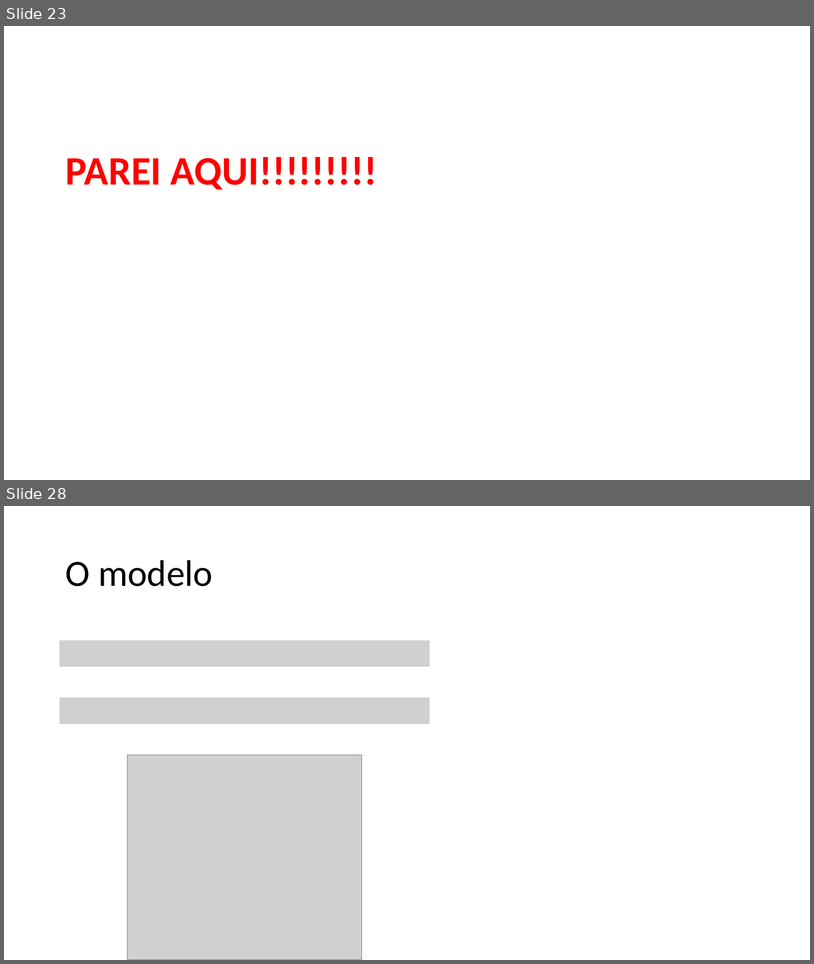
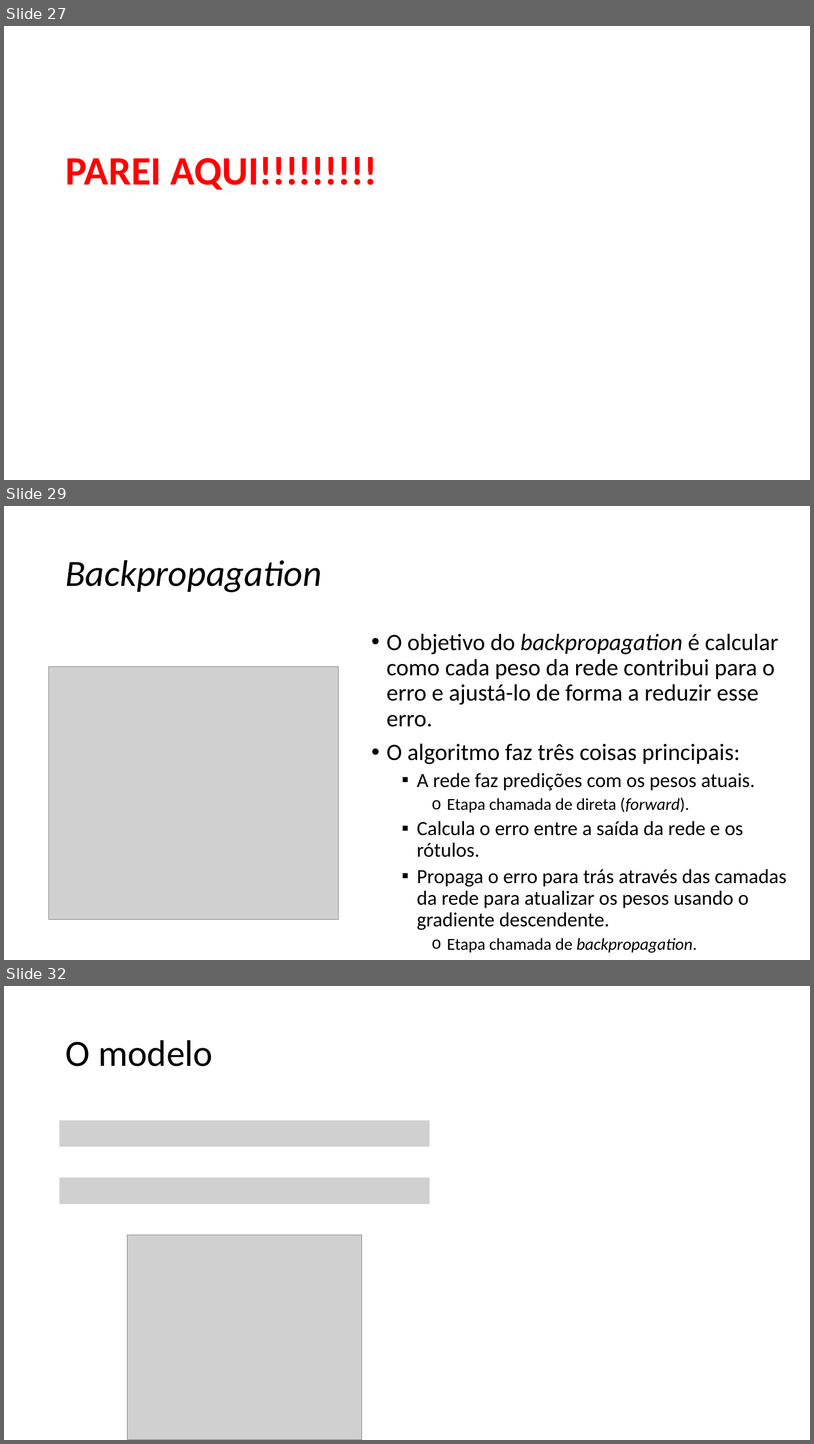
Before and after one commit to zz4fap/c24_inteligencia_artificial, a slide deck: slides/C24_MLP.pptx. Shown one above the other, each under a label of ours: slides 23 and 28 before the commit, slides 27, 29 and 32 after it; the slides between them are not shown. The pictures are 814x964 and 814x1444 pixels, drawn with LibreOffice and Linux fonts; fonts in the diff are those of the drawing; grey boxes stand for pictures. Boxes give left, top, right and bottom in pixels: in the first picture for what was removed or moved away, otherwise in the second. Text is boxed around its words. In the diff, an @@ line names an element or a change of style, - is before the commit and + after.

```diff
--- a/slides/C24_MLP.pptx
+++ b/slides/C24_MLP.pptx
@@ slide 29 added at (4,506,810,960), background #FFFFFF @@
@@ title added at (65,560,321,592), 44 pt, text #000000, italic @@
+Backpropagation
@@ text added at (387,633,787,952), 24 pt, text #000000 @@
+• O objetivo do backpropagation é calcular como cada peso da rede contribui para o erro e ajustá-lo de forma a reduzir esse erro.
+• O algoritmo faz três coisas principais:
+  ▪ A rede faz predições com os pesos atuais.
+    o Etapa chamada de direta (forward).
+  ▪ Calcula o erro entre a saída da rede e os rótulos.
+  ▪ Propaga o erro para trás através das camadas da rede para atualizar os pesos usando o gradiente descendente.
+    o Etapa chamada de backpropagation.
@@ picture added at (49,666,339,919) @@
@@ what was slide 23 is now slide 27 @@
@@ what was slide 28 is now slide 32 @@
```
Also in this commit, not shown: 2 slides changed, 6 other slides added, 3 slides removed.
